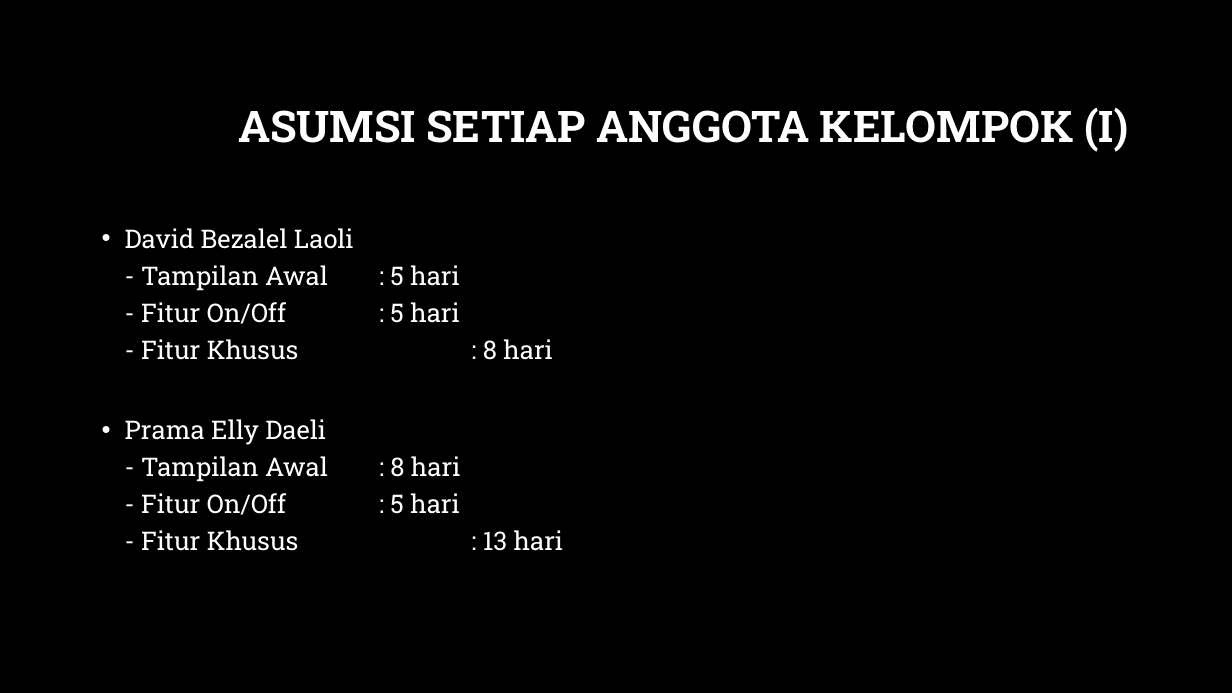
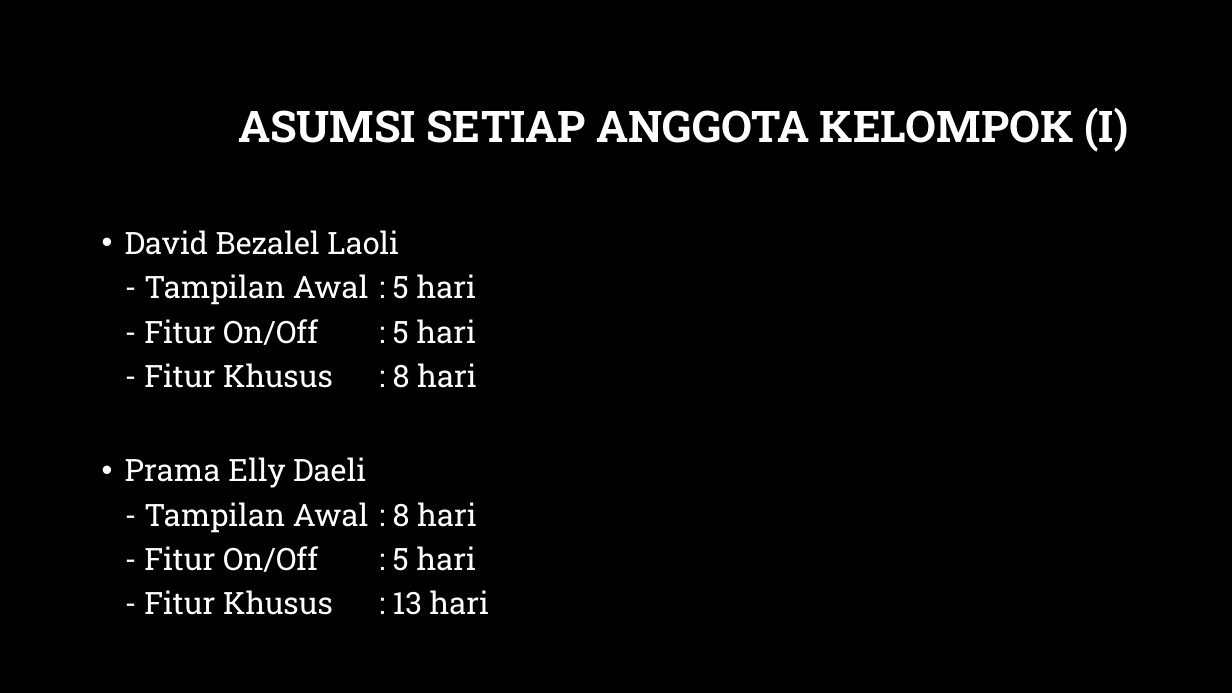
Before and after one commit to davidbezalel/test, a slide deck: slide 13 of bahanPresentasi.pptx. Drawn at 1232x693 pixels with LibreOffice and Linux fonts; fonts in the diff are those of the drawing; background and template pictures are left out. Boxes give left, top, right and bottom in pixels: in the first picture for what was removed or moved away, otherwise in the second. Text is boxed around its words. In the diff, an @@ line names an element or a change of style, - is before the commit and + after.

```diff
--- a/bahanPresentasi.pptx
+++ b/bahanPresentasi.pptx
@@ text "David Bezalel Laoli - Tampilan ..." at [125,230,489,615]: size 20 to 24 pt @@
```
Also in this commit, not shown: 9 other slides changed, 7 slides added.
